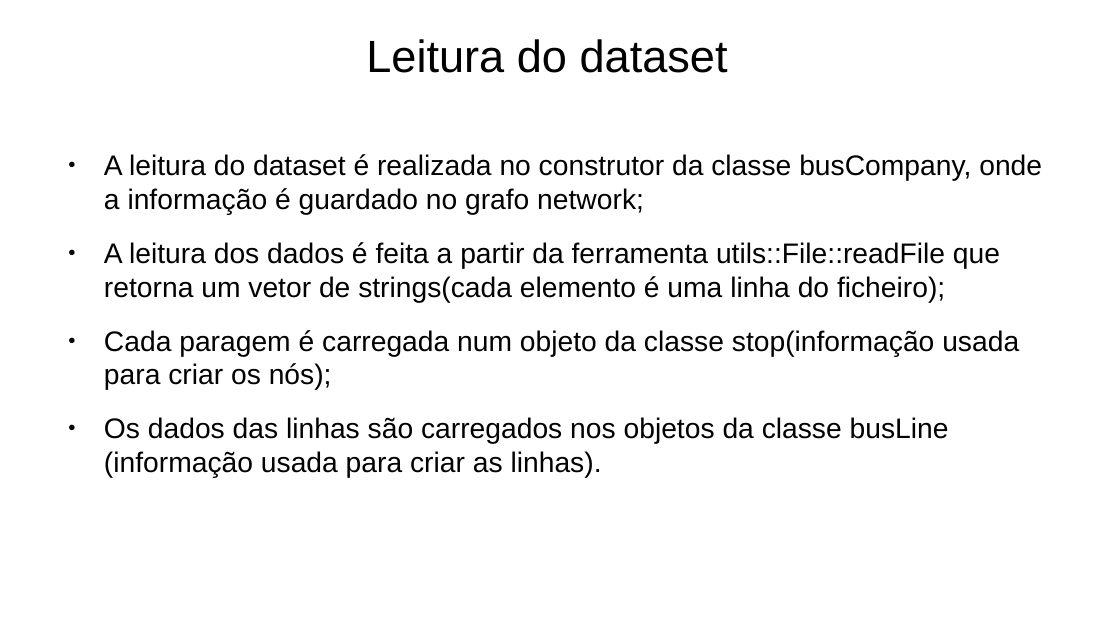
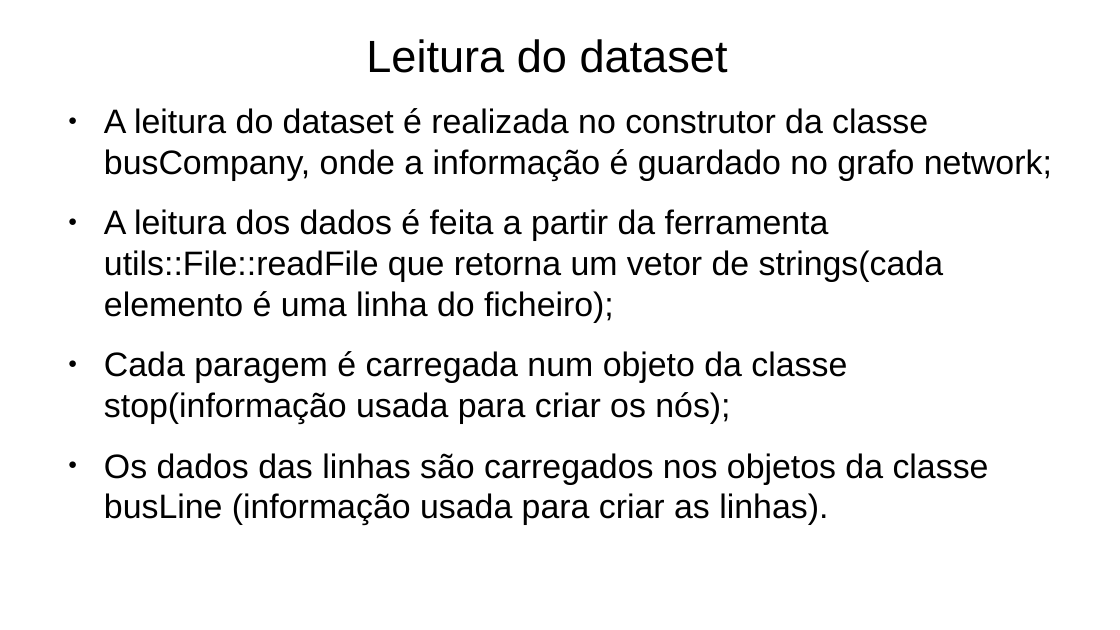
Before and after one commit to Naapperas/feup-aed-proj2, a slide deck: slide 3 of Apresentação.pptx. Drawn at 1120x630 pixels with LibreOffice and Linux fonts; fonts in the diff are those of the drawing. Boxes give left, top, right and bottom in pixels: in the first picture for what was removed or moved away, otherwise in the second. Text is boxed around its words. In the diff, an @@ line names an element or a change of style, - is before the commit and + after.

```diff
--- a/Apresentação.pptx
+++ b/Apresentação.pptx
@@ text "A leitura do dataset é ...": place and size @@
-text "A leitura do dataset é ..." at (104,154,1042,478)
+text "A leitura do dataset é ..." at (104,108,1052,525)
@@ text "A leitura do dataset é ..." at (104,108,1052,525): size 20 to 24 pt @@
```
Also in this commit, not shown: 2 other slides changed, 2 slides added, 1 slide removed.
